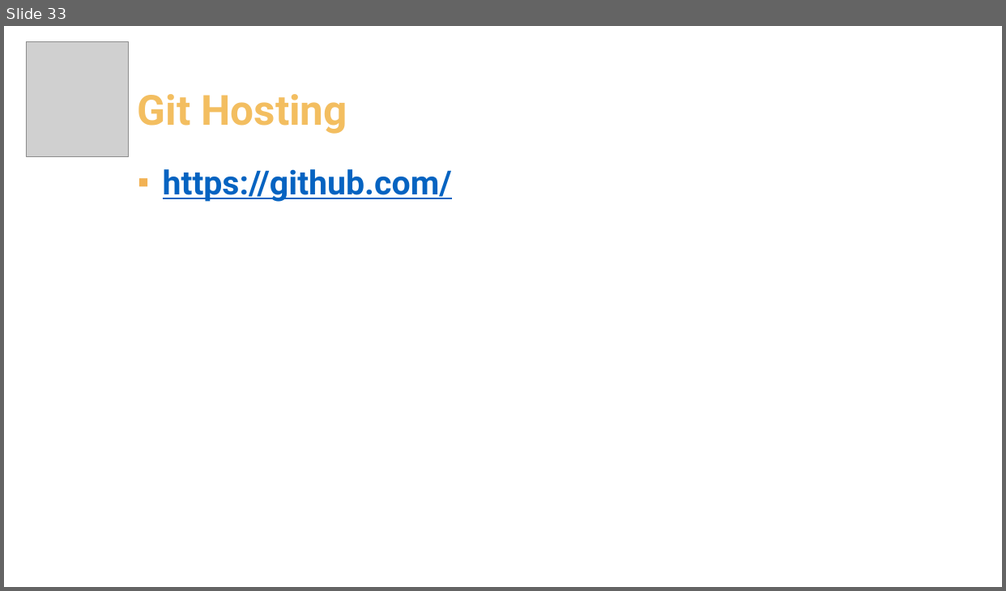
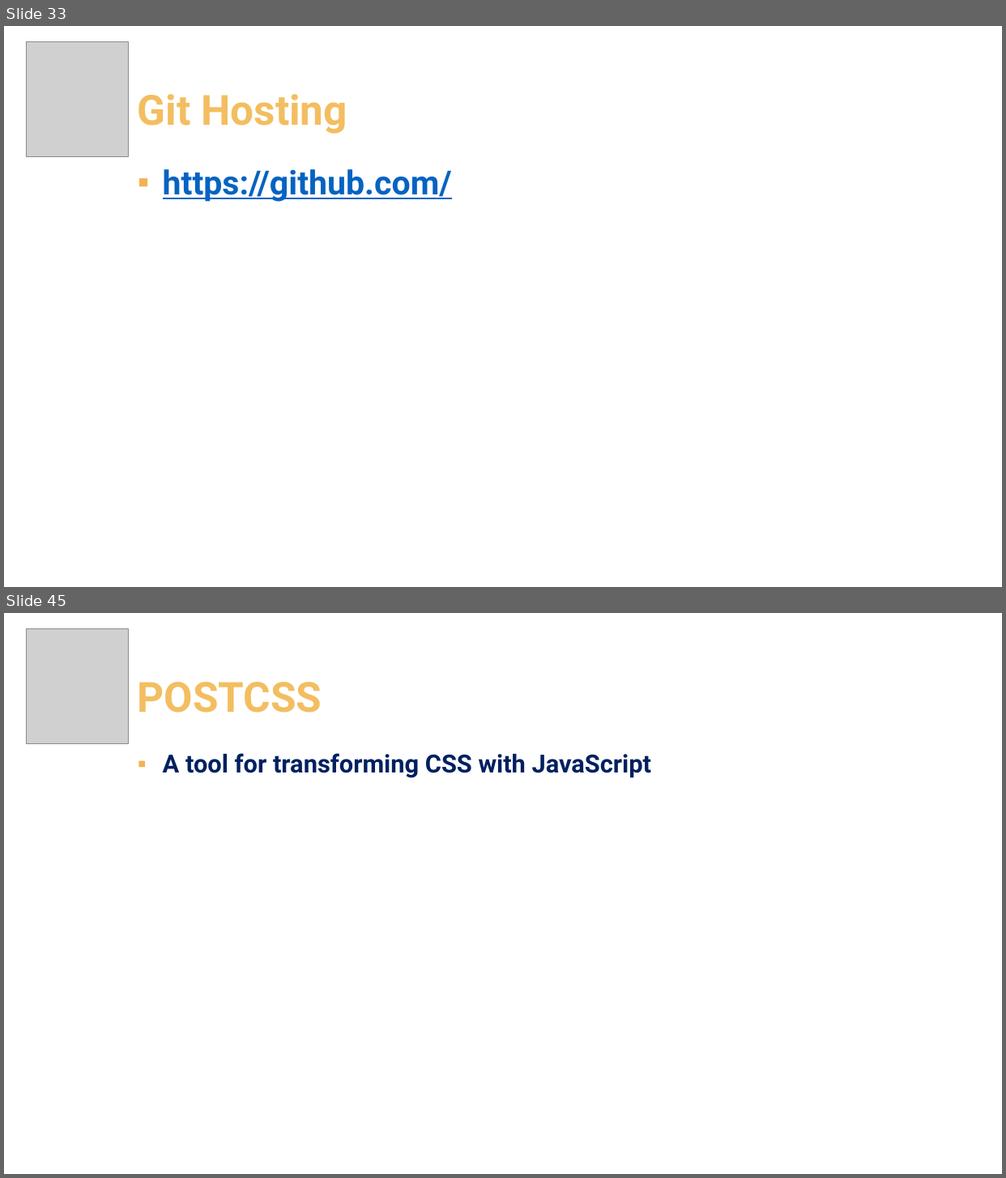
Before and after one commit to pirocorp/CSS-Advanced, a slide deck: 01. Dev Workflows & Tools/01. Dev Workflows & Tools.pptx. Shown one above the other, each under a label of ours: slide 33 before the commit, slides 33 and 45 after it; the slides between them are not shown. The pictures are 1006x591 and 1006x1178 pixels, drawn with LibreOffice and Linux fonts; fonts in the diff are those of the drawing; grey boxes stand for pictures; background and template pictures are left out. Boxes give left, top, right and bottom in pixels: in the first picture for what was removed or moved away, otherwise in the second. Text is boxed around its words. In the diff, an @@ line names an element or a change of style, - is before the commit and + after.

```diff
--- a/01. Dev Workflows & Tools/01. Dev Workflows & Tools.pptx
+++ b/01. Dev Workflows & Tools/01. Dev Workflows & Tools.pptx
@@ slide 45 added at (x1=4, y1=613, x2=1002, y2=1174), background picture (left out) @@
@@ picture added at (x1=27, y1=629, x2=129, y2=744) @@
@@ text added at (x1=138, y1=682, x2=322, y2=713), 40 pt, text #F3BE60, bold @@
+POSTCSS
@@ text added at (x1=163, y1=753, x2=651, y2=778), 24 pt, text #002060, bold @@
+▪ A tool for transforming CSS with JavaScript
```
Also in this commit, not shown: 38 other slides added.
